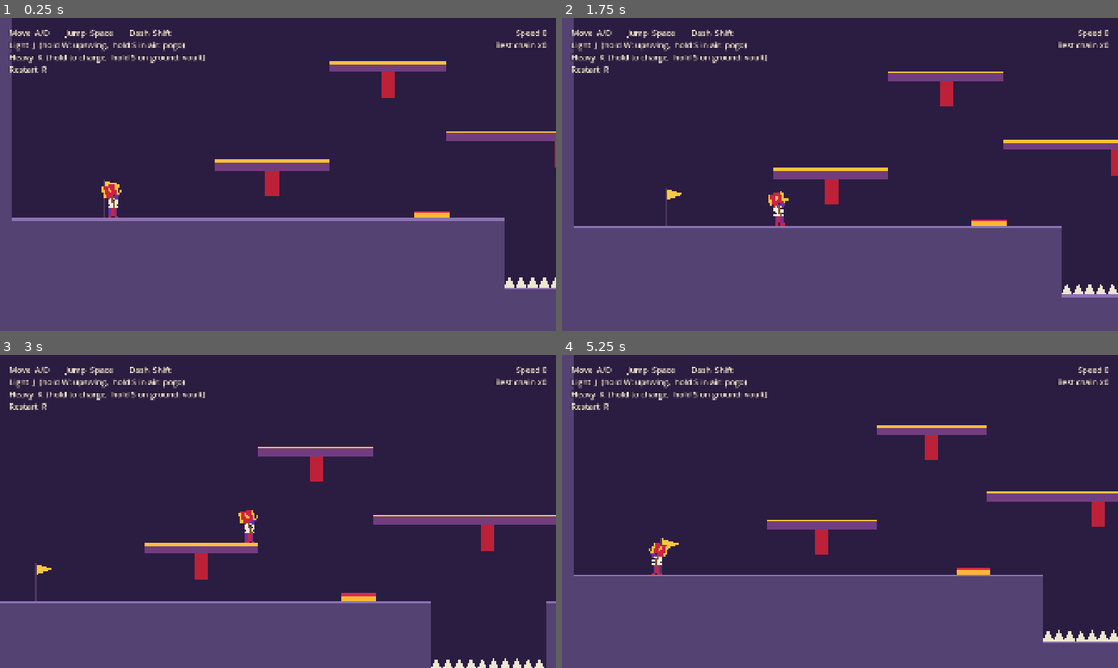
Above: before the commit, frames 1-4 (two rows, left to right).
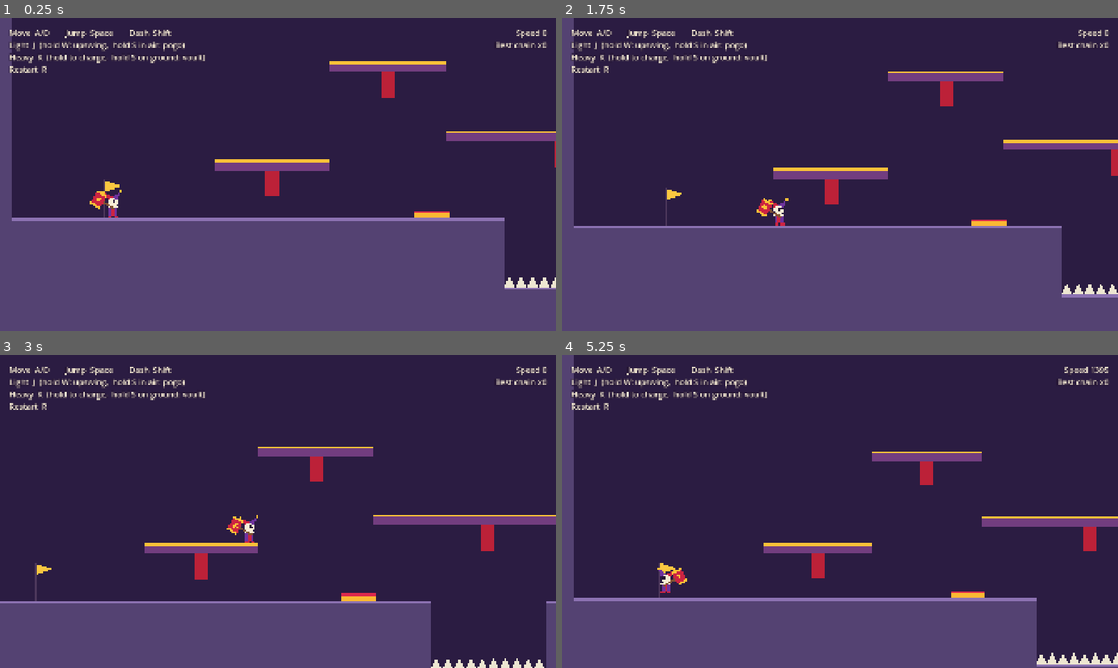
Above: after the commit, the same moments.

Repository: UbiquitousGabriel/Jester_Game_GAA
Game: Godot game, scene res://tests/smoke_test.tscn
The game is run twice, just before and just after one commit, with the same random seed, the same clock (stepped at 60 frames per second) and the same inputs. This scene is started directly instead of the project's main scene.
Inputs (mouse positions are in pixels of both pictures, inside the frame that each line leads up to):
- Up to frame 1 (0.25 s): no input
- Up to frame 2 (1.75 s): tap Enter at 0.5 s; move the mouse to (962, 158) at 0.52 s; hold D (move_right) 0.53-1.25 s; hold K (attack_heavy) 0.53-1.25 s; click (962, 158) at 0.67 s; tap Space (jump) at 0.77, 1.07 s; tap J (attack_light) at 0.8 s; drag from (728, 190) to (1112, 290) at 1.27 s
- Up to frame 3 (3 s): move the mouse to (333, 442) at 2.02 s; hold D (move_right) 2.03-2.75 s; hold Space (jump) 2.03-2.75 s; tap K (attack_heavy) at 2.3 s; drag from (250, 574) to (372, 596) at 2.77 s
- Up to frame 4 (5.25 s): move the mouse to (1006, 558) at 3.52 s; hold A (move_left) 3.53-4.25 s; hold Space (jump) 3.53-4.25 s; tap J (attack_light) at 3.6 s; drag from (673, 464) to (756, 433) at 4.27 s; move the mouse to (867, 511) at 5.02 s; hold S (move_down) from 5.03 s (still down); tap L (special) at 5.1 s; click (867, 511) at 5.17 s

The runs differ from the first frame. In frame 1, 0.2% of the frame differs, in the area x 16-22%, y 52-62%; in frame 2, 0.2%; in frame 3, 0.2%; in frame 4, 14%, in the area x 2-100%, y 3-100%.

Commit message:
test: validate on Godot 4.7.2 and extend smoke test to 28 checks
First engine run: clean import, no script errors. Fixes the short-hop ground measurement in the test, adds vault, pogo, spike, bounce pad and crate checks, moves the placeholder hammer rest pose, and updates docs with real results.

Co-Authored-By: Claude Fable 5.2 <noreply@anthropic.com>
Claude-Session: https://claude.ai/code/session_01GWNM2N1ucBfJKxLZVbZth6

Diff:
--- a/scripts/animation/jester_visual.gd
+++ b/scripts/animation/jester_visual.gd
@@ -85,11 +85,11 @@
 ## Hammer angle in radians. 0 points forward, -90 degrees points up.
 func _hammer_angle() -> float:
 	if _hammer == null:
-		return deg_to_rad(-105.0)
+		return deg_to_rad(-150.0)
 	if _hammer.state == Hammer.State.CHARGING:
-		return deg_to_rad(-150.0 - 25.0 * _hammer.charge_ratio)
+		return deg_to_rad(-165.0 - 25.0 * _hammer.charge_ratio)
 	if _hammer.current_attack == null:
-		return deg_to_rad(-105.0)
+		return deg_to_rad(-150.0)
 	# The swing completes during startup + active, then holds through recovery.
 	var t := minf(_hammer.attack_progress() * 2.5, 1.0)
 	match _hammer.current_attack.id:
--- a/tests/smoke_test.gd
+++ b/tests/smoke_test.gd
@@ -65,6 +65,9 @@
 	_check(player.is_on_floor(), "player lands after a full jump")
 
 	# --- Short hop (variable jump height) ---
+	# Re-measure: the full jump can land on a one-way platform above the start.
+	await _frames(10)
+	ground_y = player.global_position.y
 	Input.action_press(&"jump")
 	await _frames(3)
 	Input.action_release(&"jump")
@@ -114,6 +117,95 @@
 		"launched enemy hits the second enemy exactly once (got %d)" % victim_hits[0]
 	)
 	_check(victim.health == victim.max_health - 1, "collision damages the second enemy once")
+	projectile.queue_free()
+	victim.queue_free()
+	await _frames(5)
+
+	# --- Hammer vault ---
+	var counts: Dictionary[String, int] = {"pogo": 0, "vault": 0, "respawn": 0}
+	player.pogoed.connect(func() -> void: counts["pogo"] += 1)
+	player.vaulted.connect(func(_perfect: bool) -> void: counts["vault"] += 1)
+	player.respawned.connect(func() -> void: counts["respawn"] += 1)
+	player.global_position = Vector2(200.0, -4.0)
+	player.velocity = Vector2.ZERO
+	await _frames(40)
+	ground_y = player.global_position.y
+	Input.action_press(&"move_down")
+	Input.action_press(&"attack_heavy")
+	var vault_apex: float = await _track_apex(player, 4)
+	Input.action_release(&"attack_heavy")
+	Input.action_release(&"move_down")
+	vault_apex = minf(vault_apex, await _track_apex(player, 80))
+	_check(counts["vault"] == 1, "down + heavy on the ground vaults once")
+	_check(
+		ground_y - vault_apex > player.config.jump_height + 20.0,
+		"vault goes higher than a jump (got %.1f)" % (ground_y - vault_apex)
+	)
+
+	# --- Pogo off an enemy ---
+	await _frames(30)
+	var stool := _spawn_guard(level, Vector2(300.0, 0.0))
+	await _frames(5)
+	player.global_position = Vector2(300.0, -190.0)
+	player.velocity = Vector2.ZERO
+	Input.action_press(&"move_down")
+	Input.action_press(&"attack_light")
+	await _frames(3)
+	Input.action_release(&"attack_light")
+	await _frames(25)
+	Input.action_release(&"move_down")
+	_check(counts["pogo"] == 1, "down + light in the air pogos off an enemy (got %d)" % counts["pogo"])
+	_check(stool.health == stool.max_health - 1, "pogo damages the enemy")
+	stool.queue_free()
+	await _frames(90)
+
+	# --- Pogo off spikes, then fall into them ---
+	var respawns_before: int = counts["respawn"]
+	var pogos_before: int = counts["pogo"]
+	player.global_position = Vector2(1700.0, 60.0)
+	player.velocity = Vector2.ZERO
+	Input.action_press(&"move_down")
+	Input.action_press(&"attack_light")
+	await _frames(3)
+	Input.action_release(&"attack_light")
+	await _frames(12)
+	Input.action_release(&"move_down")
+	_check(counts["pogo"] == pogos_before + 1, "pogo bounces off spikes")
+	_check(counts["respawn"] == respawns_before, "pogo over spikes does not respawn the player")
+	await _frames(120)
+	_check(counts["respawn"] == respawns_before + 1, "falling into spikes respawns the player")
+	_check(player.global_position.x < 1500.0, "respawn returns the player to a checkpoint")
+
+	# --- Bounce pad ---
+	await _frames(30)
+	pogos_before = counts["pogo"]
+	player.global_position = Vector2(1250.0, -60.0)
+	player.velocity = Vector2.ZERO
+	var pad_apex: float = await _track_apex(player, 90)
+	_check(counts["pogo"] > pogos_before, "bounce pad launches the player")
+	_check(pad_apex < -450.0, "bounce pad reaches the upper elevation (apex y %.1f)" % pad_apex)
+
+	# --- Launched enemy smashes a crate and dies on spikes ---
+	var crates_before := get_tree().get_nodes_in_group(&"breakable").size()
+	var wrecker := _spawn_guard(level, Vector2(2150.0, 0.0))
+	await _frames(5)
+	var crate_hit := HitData.new()
+	crate_hit.launch_velocity = Vector2(1400.0, -250.0)
+	wrecker.take_hit(crate_hit)
+	await _frames(60)
+	var crates_after := get_tree().get_nodes_in_group(&"breakable").size()
+	_check(crates_after < crates_before, "launched enemy smashes crates (%d -> %d)" % [crates_before, crates_after])
+
+	var doomed := _spawn_guard(level, Vector2(1400.0, 0.0))
+	await _frames(5)
+	var spike_hit := HitData.new()
+	spike_hit.launch_velocity = Vector2(500.0, -500.0)
+	doomed.take_hit(spike_hit)
+	await _frames(90)
+	_check(
+		not is_instance_valid(doomed) or doomed.state == Enemy.State.DEFEATED,
+		"enemy launched into spikes is defeated"
+	)
 
 
 func _spawn_guard(level: Node, at: Vector2) -> Enemy:
Not shown, added: scripts/animation/guard_visual.gd.uid
Not shown, added: scripts/animation/jester_visual.gd.uid
Not shown, added: scripts/camera/follow_camera.gd.uid
Not shown, added: scripts/combat/attack_data.gd.uid
Not shown, added: scripts/combat/hammer.gd.uid
Not shown, added: scripts/combat/hit_data.gd.uid
Not shown, added: scripts/effects/debris_burst.gd.uid
Not shown, added: scripts/enemies/enemy.gd.uid
Not shown, added: scripts/levels/bounce_pad.gd.uid
Not shown, added: scripts/levels/checkpoint.gd.uid
Not shown, added: scripts/levels/hazard_zone.gd.uid
Not shown, added: scripts/levels/movement_playground.gd.uid
(and 12 more such lines)
